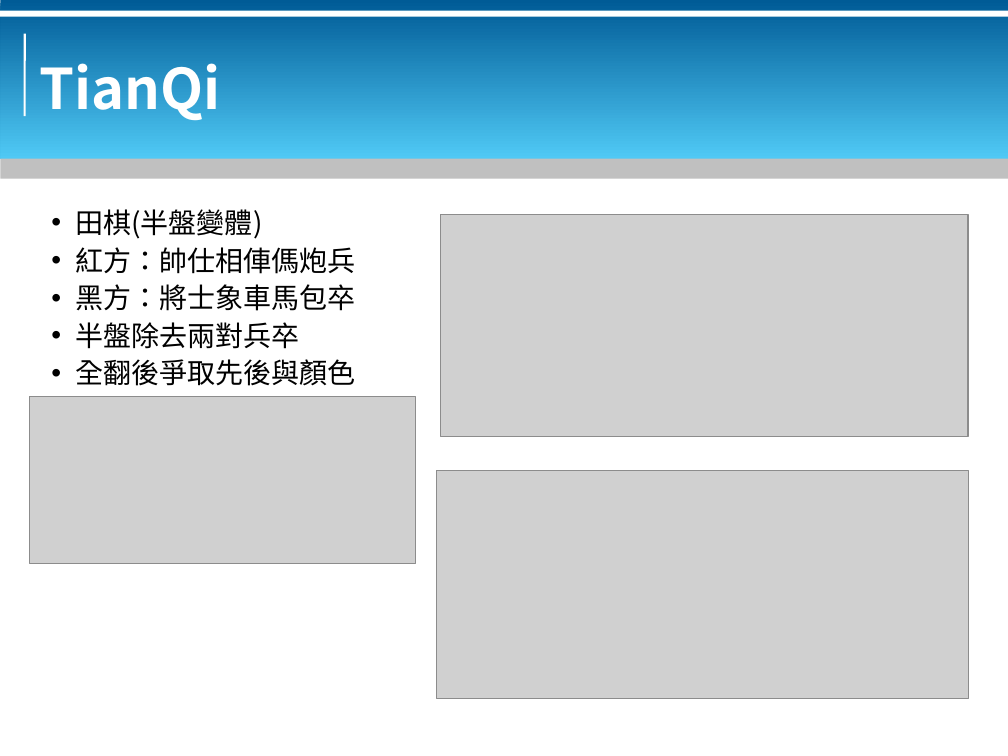
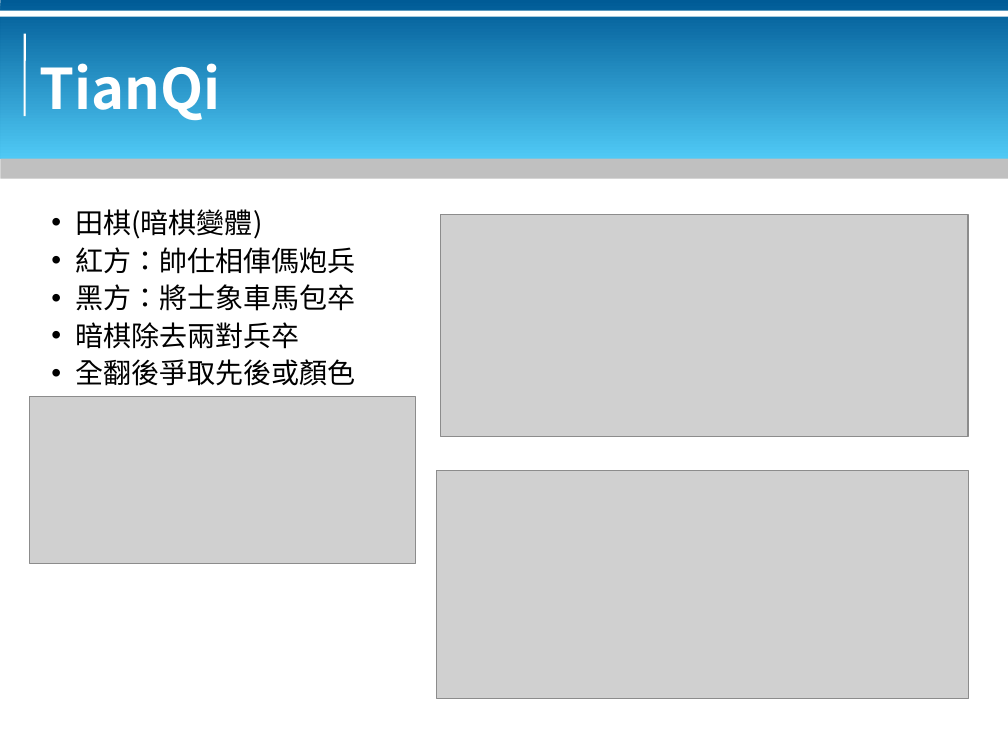
Before and after one commit to bluebat/.presentations, a slide deck: slide 9 of gamelets-arena-for-ai-players.odp. Drawn at 1008x756 pixels with LibreOffice and Linux fonts; fonts in the diff are those of the drawing; grey boxes stand for pictures; background and template pictures are left out. Boxes give left, top, right and bottom in pixels: in the first picture for what was removed or moved away, otherwise in the second. Text is boxed around its words. In the diff, an @@ line names an element or a change of style, - is before the commit and + after.

```diff
--- a/gamelets-arena-for-ai-players.odp
+++ b/gamelets-arena-for-ai-players.odp
@@ text at bbox=[75, 209, 262, 239]: text changed @@
-• 田棋(半盤變體)
+• 田棋(暗棋變體)
@@ text at bbox=[75, 322, 355, 386]: text changed @@
-• 半盤除去兩對兵卒
-• 全翻後爭取先後與顏色
+• 暗棋除去兩對兵卒
+• 全翻後爭取先後或顏色
```
Also in this commit, not shown: 1 other file.
